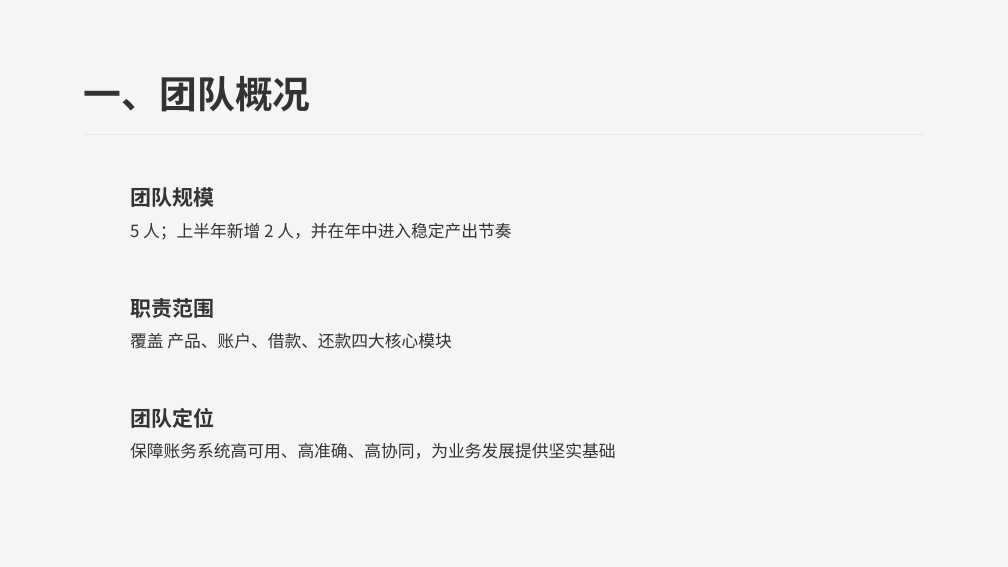
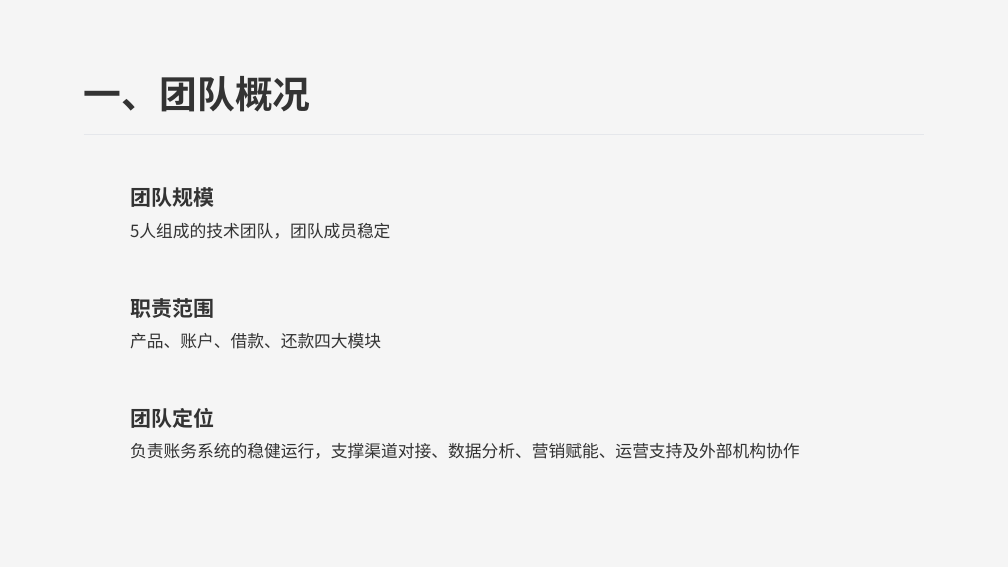
Before and after one commit to 543229143/ai_study, a slide deck: slide 3 of 26/2026年中汇报-研发部-账务组-赵鑫.pptx. Drawn at 1008x567 pixels with LibreOffice and Linux fonts; fonts in the diff are those of the drawing; background and template pictures are left out. Boxes give left, top, right and bottom in pixels: in the first picture for what was removed or moved away, otherwise in the second. Text is boxed around its words. In the diff, an @@ line names an element or a change of style, - is before the commit and + after.

```diff
--- a/26/2026年中汇报-研发部-账务组-赵鑫.pptx
+++ b/26/2026年中汇报-研发部-账务组-赵鑫.pptx
@@ text at bbox=[130, 223, 390, 239]: text changed @@
-5 人；上半年新增 2 人，并在年中进入稳定产出节奏
+5人组成的技术团队，团队成员稳定
@@ text at bbox=[130, 333, 381, 349]: text changed @@
-覆盖 产品、账户、借款、还款四大核心模块
+产品、账户、借款、还款四大模块
@@ text at bbox=[130, 443, 800, 459]: text changed @@
-保障账务系统高可用、高准确、高协同，为业务发展提供坚实基础
+负责账务系统的稳健运行，支撑渠道对接、数据分析、营销赋能、运营支持及外部机构协作
```
Also in this commit, not shown: 6 other slides changed, 13 slides added, 11 slides removed, 5 other files.
